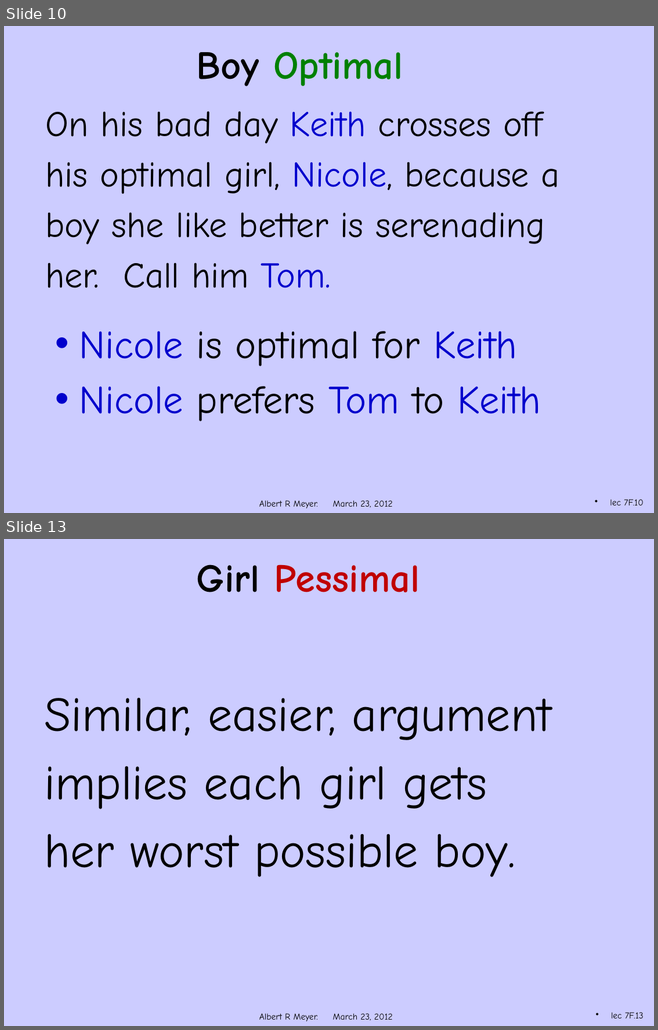
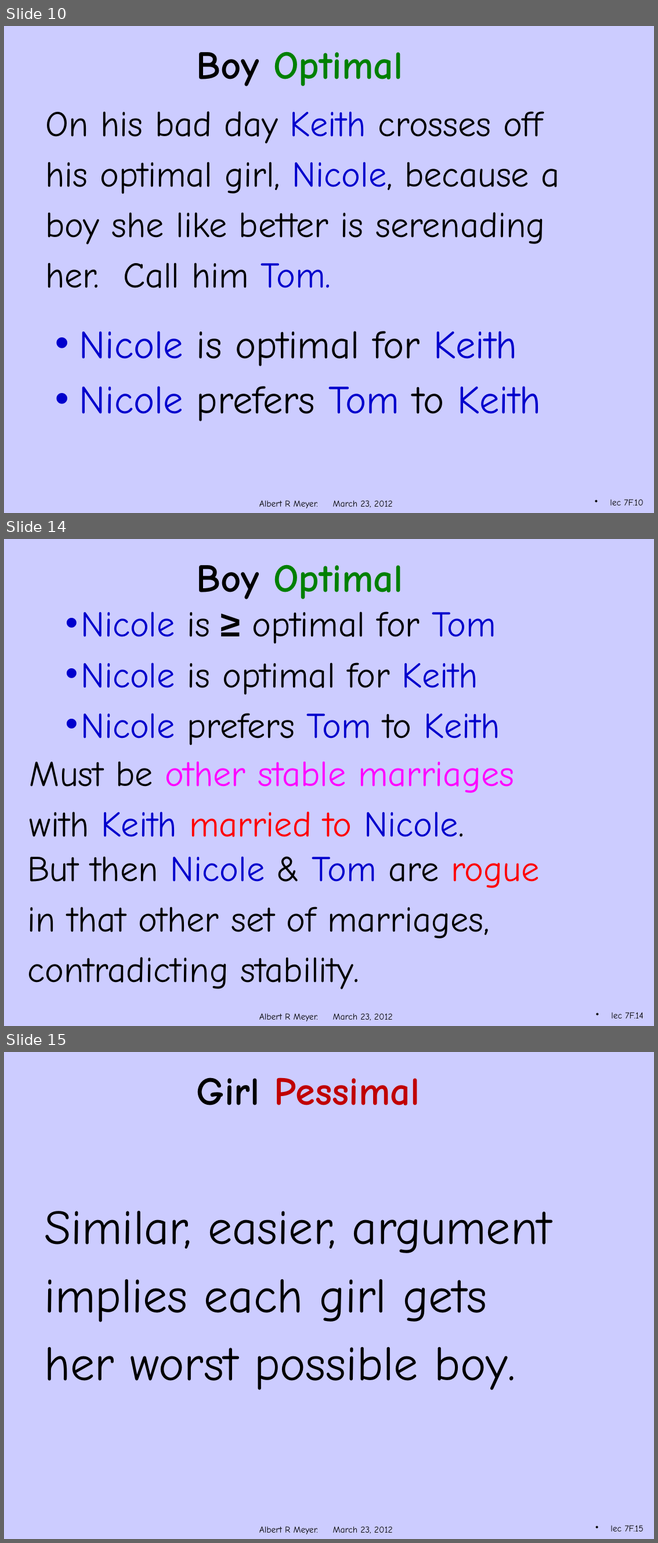
Before and after one commit to armeyer/mcs_web, a slide deck: spring12/slidesS12/stable-optimal.pptx. Shown one above the other, each under a label of ours: slides 10 and 13 before the commit, slides 10, 14 and 15 after it; the slides between them are not shown. The pictures are 658x1030 and 658x1543 pixels, drawn with LibreOffice and Linux fonts; fonts in the diff are those of the drawing; background and template pictures are left out. Boxes give left, top, right and bottom in pixels: in the first picture for what was removed or moved away, otherwise in the second. Text is boxed around its words. In the diff, an @@ line names an element or a change of style, - is before the commit and + after.

```diff
--- a/spring12/slidesS12/stable-optimal.pptx
+++ b/spring12/slidesS12/stable-optimal.pptx
@@ slide 14 added at box(4, 539, 654, 1026), background #CCCCFF; not listed: 1 template element that a slide beside it also shows @@
@@ title added at box(197, 565, 403, 599), 44 pt, text #008000, bold @@
+Boy Optimal
@@ text added at box(81, 611, 499, 745), 40 pt, text #0000CC @@
+• Nicole is ≥ optimal for Tom
+• Nicole is optimal for Keith
+• Nicole prefers Tom to Keith
@@ text added at box(30, 761, 514, 837), 40 pt, text #FF00FF @@
+Must be other stable marriages
+with Keith married to Nicole.
@@ text added at box(27, 856, 539, 990), 40 pt, text #000000 @@
+But then Nicole & Tom are rogue
+in that other set of marriages,
+contradicting stability.
@@ page number added at box(611, 1012, 643, 1019), 10 pt, text #000000 @@
+lec 7F.14
@@ what was slide 13 is now slide 15 @@
@@ page number at box(610, 1525, 643, 1532): text changed @@
-lec 7F.13
+lec 7F.15
```
Also in this commit, not shown: 2 slides changed, 1 other slide added.
